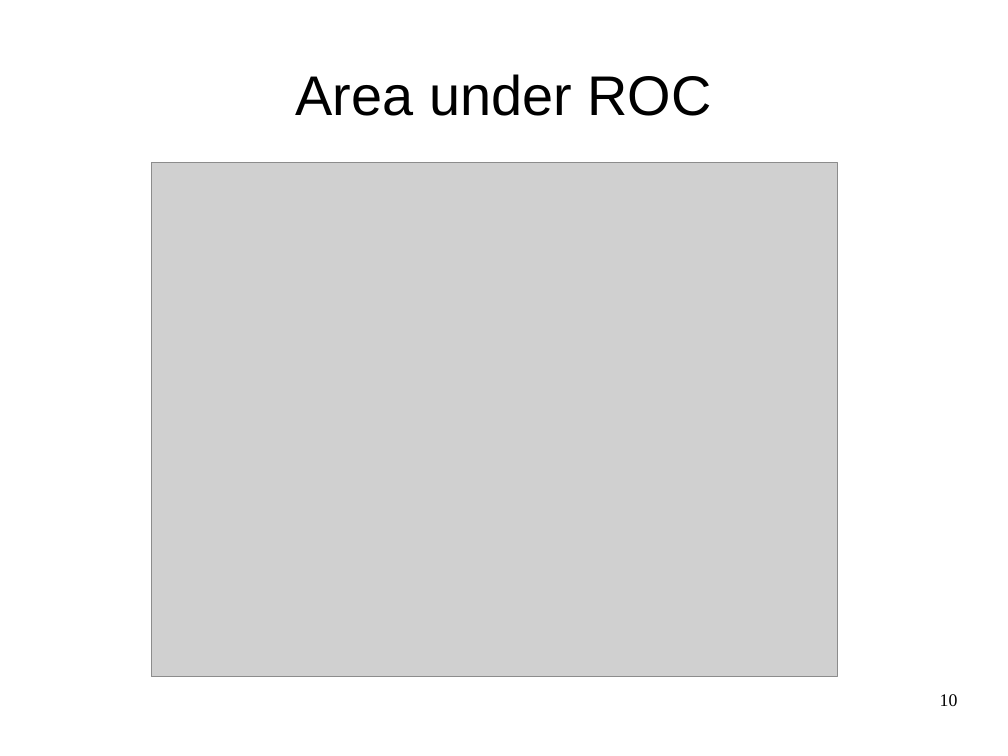
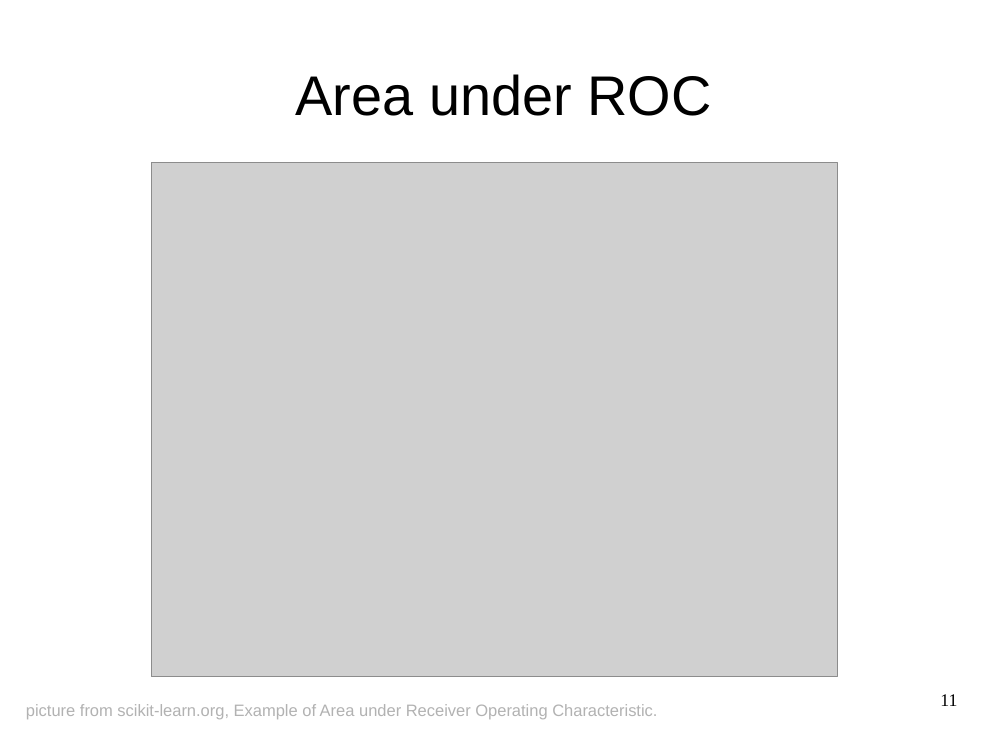
Before and after one commit to AlexWoroschilow/pca, a slide deck: slide 11 of seminar/presentation.odp (slide 10 before the commit). Drawn at 1008x756 pixels with LibreOffice and Linux fonts; fonts in the diff are those of the drawing; grey boxes stand for pictures. Boxes give left, top, right and bottom in pixels: in the first picture for what was removed or moved away, otherwise in the second. Text is boxed around its words. In the diff, an @@ line names an element or a change of style, - is before the commit and + after.

```diff
--- a/seminar/presentation.odp
+++ b/seminar/presentation.odp
@@ text added at [26,704,657,719], 13 pt, text #B2B2B2 @@
+picture from scikit-learn.org, Example of Area under Receiver Operating Characteristic.
@@ page number at [940,694,957,706]: text changed @@
-10
+11
```
Also in this commit, not shown: 9 other slides changed, 1 slide added, 1 slide removed, 4 other files.
